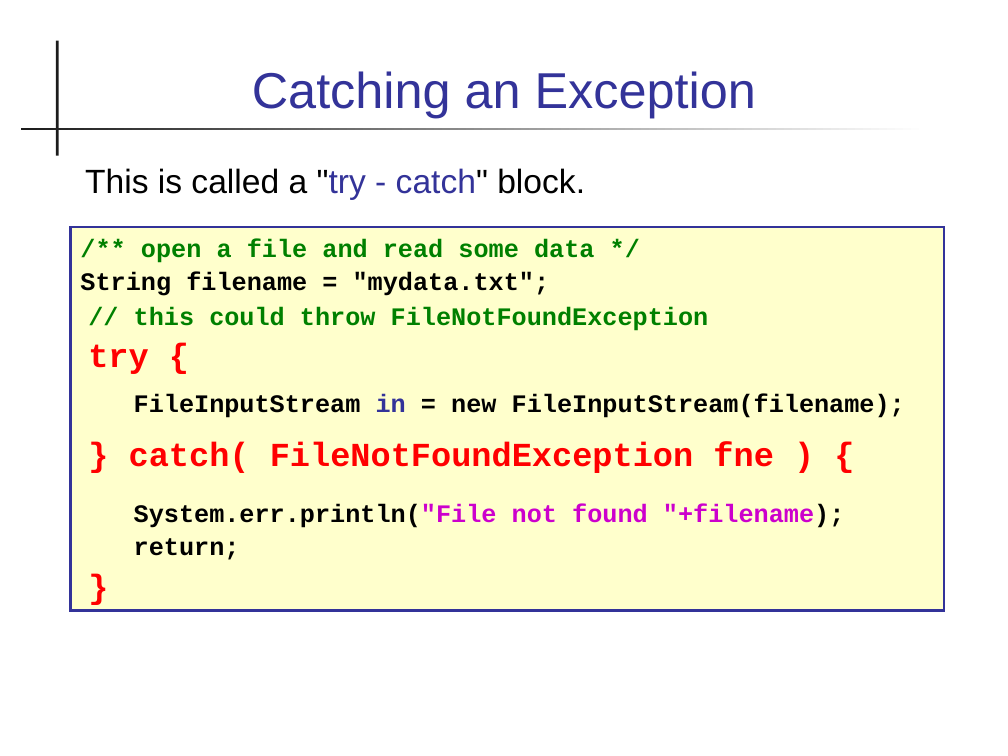
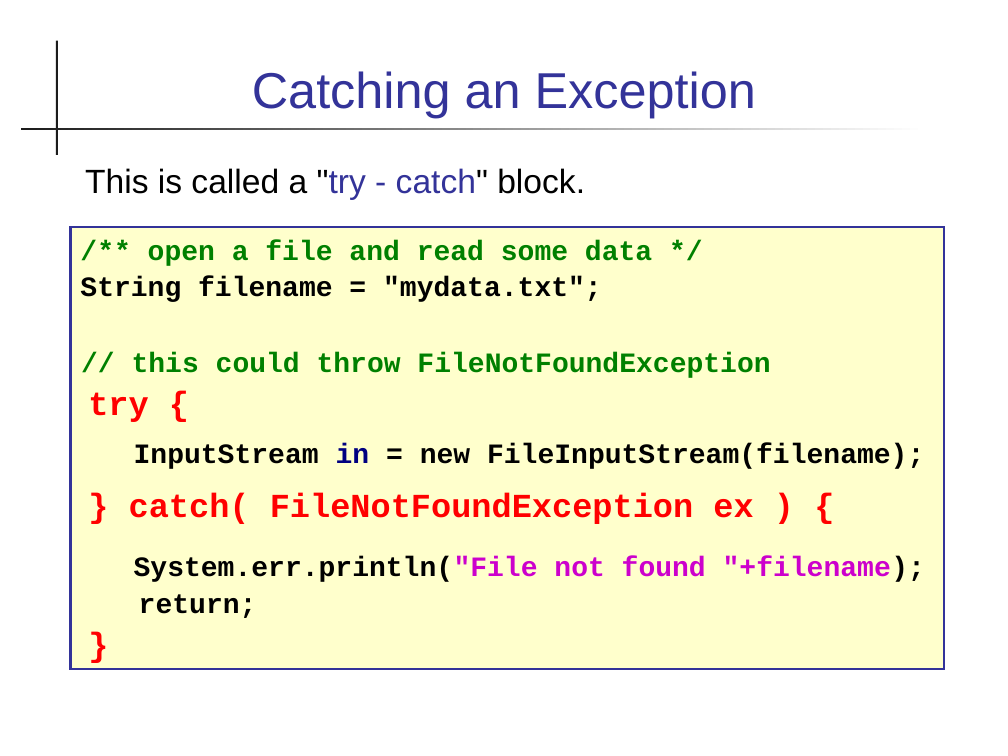
Before and after one commit to skeoop/skeoop.github.io, a slide deck: slide 12 of exceptions/Exceptions.ppt (slide 13 before the commit). Drawn at 1008x756 pixels with LibreOffice and Linux fonts; fonts in the diff are those of the drawing. Boxes give left, top, right and bottom in pixels: in the first picture for what was removed or moved away, otherwise in the second. Text is boxed around its words. In the diff, an @@ line names an element or a change of style, - is before the commit and + after.

Commit message:
revise slides on exceptions

```diff
--- a/exceptions/Exceptions.ppt
+++ b/exceptions/Exceptions.ppt
@@ rectangle "/** open a file and ...": place and size @@
-rectangle "/** open a file and ..." at [71, 227, 943, 611]
+rectangle "/** open a file and ..." at [71, 227, 943, 668]
@@ text in rectangle at [80, 240, 925, 618]: size 18 to 20 pt in "/** open a file and read some ...", "String filename = "mydata.txt";", "// this could throw FileNotFoundException", "System.err.println("File not found "+filename);" and 1 more places; indent changed @@
@@ text in rectangle at [129, 443, 924, 524]: text changed; size 18 to 20 pt @@
-FileInputStream in = new FileInputStream(filename);
-} catch( FileNotFoundException fne ) {
+InputStream in = new FileInputStream(filename);
+} catch( FileNotFoundException ex ) {
```
Also in this commit, not shown: 33 other slides changed, 3 slides added, 25 slides removed, 7 other files.
